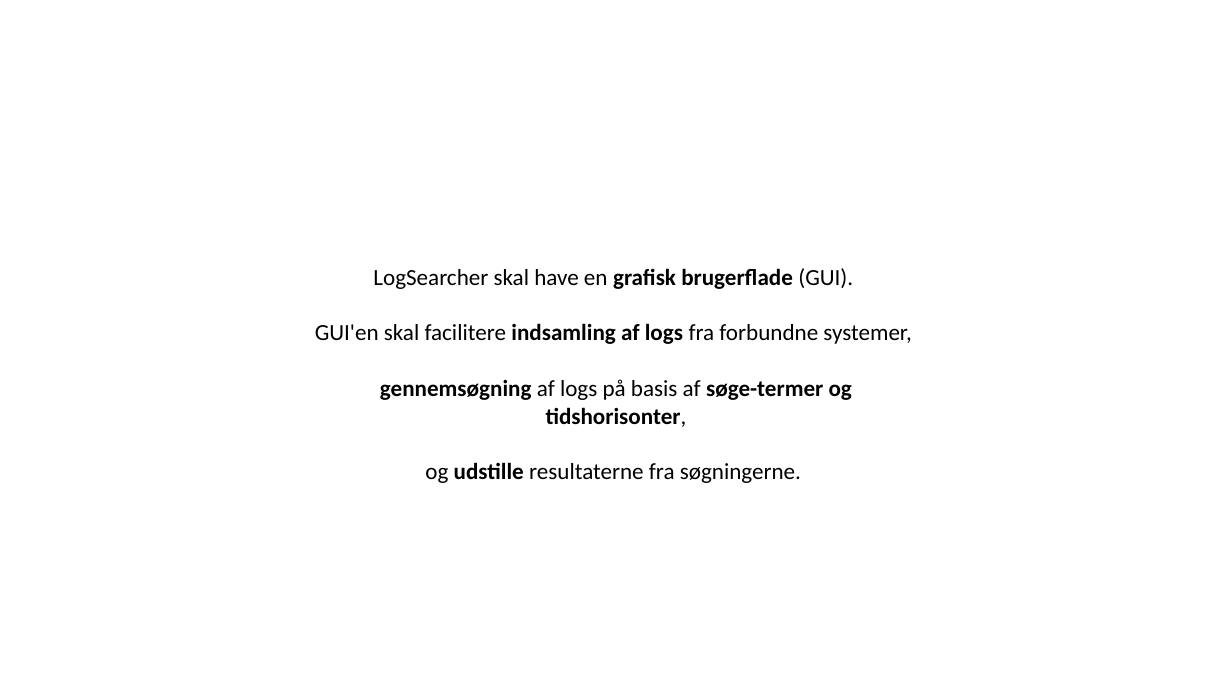
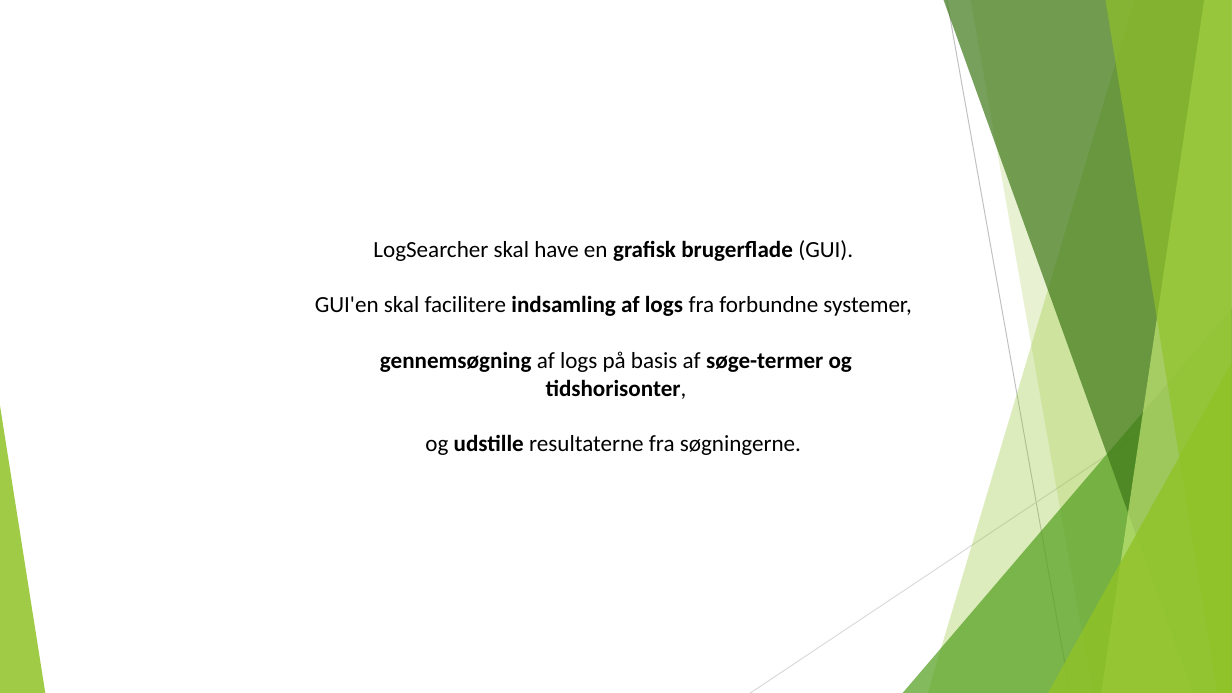
Before and after one commit to FaderVader/CPH_Afgangsprojekt_2022, a slide deck: slide 3 of LogSearcher.pptx (slide 2 before the commit). Drawn at 1232x693 pixels with LibreOffice and Linux fonts; fonts in the diff are those of the drawing. Boxes give left, top, right and bottom in pixels: in the first picture for what was removed or moved away, otherwise in the second. Text is boxed around its words. In the diff, an @@ line names an element or a change of style, - is before the commit and + after.

```diff
--- a/LogSearcher.pptx
+++ b/LogSearcher.pptx
@@ text "LogSearcher skal have en grafisk ...": place and size @@
-text "LogSearcher skal have en grafisk ..." at <box>315,268,911,483</box>
+text "LogSearcher skal have en grafisk ..." at <box>315,240,911,455</box>
@@ group added at <box>0,0,1232,693</box>: 5 freeform shapes, 3 triangles, 2 lines @@
```
Also in this commit, not shown: 17 other slides changed, 1 slide added, 1 other file.
